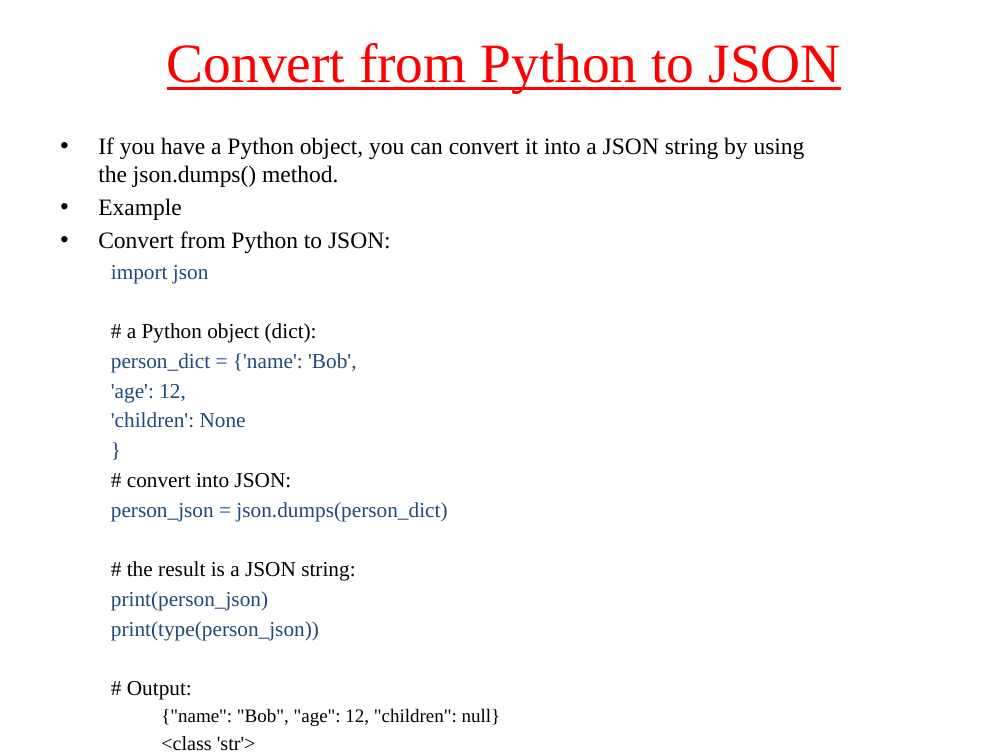
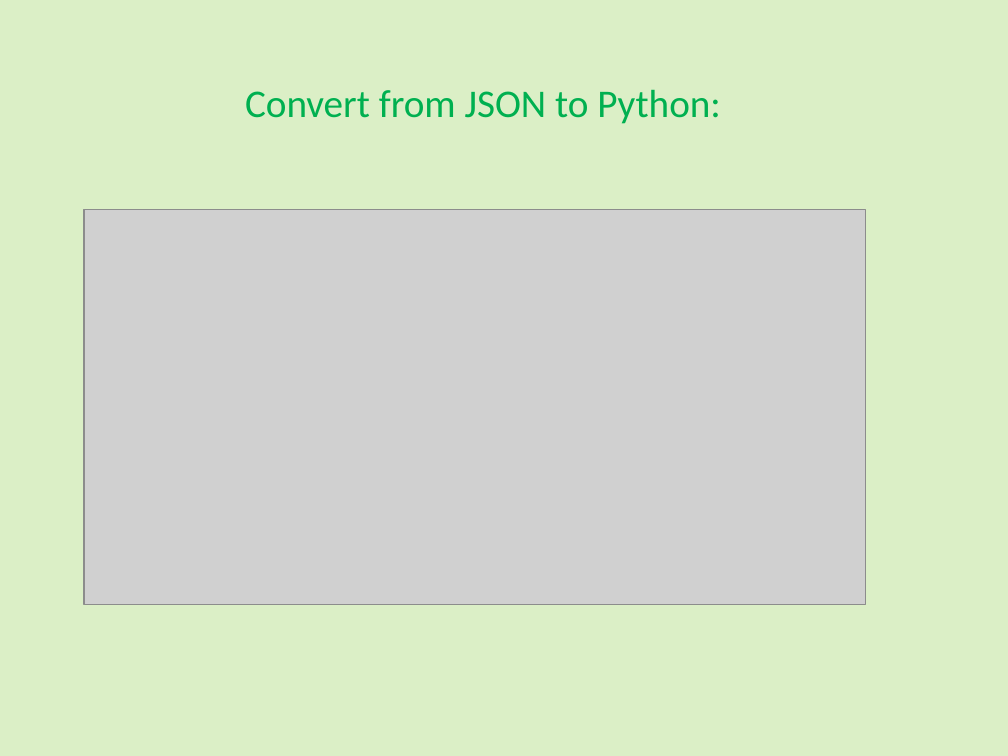
Before and after one commit to jaseela65/python_newPrgm, a slide deck: slide 9 of JSON in Python.pptx (slide 3 before the commit). Drawn at 1008x756 pixels with LibreOffice and Linux fonts; fonts in the diff are those of the drawing; grey boxes stand for pictures. Boxes give left, top, right and bottom in pixels: in the first picture for what was removed or moved away, otherwise in the second. Text is boxed around its words. In the diff, an @@ line names an element or a change of style, - is before the commit and + after.

```diff
--- a/JSON in Python.pptx
+++ b/JSON in Python.pptx
@@ background #FFFFFF to #92D050 at 32% opacity @@
@@ title at box(245, 89, 721, 124): text changed; size 39.6 to 28 pt; font Times New Roman to Calibri; text colour #FF0000 to #00B050 @@
-Convert from Python to JSON
+Convert from JSON to Python:
@@ text removed at box(98, 137, 805, 726) @@
-• If you have a Python object, you can convert it into a JSON string by using the json.dumps() method.
-• Example
-• Convert from Python to JSON:
-  import json
-  # a Python object (dict):
-  person_dict = {'name': 'Bob',
-  'age': 12,
-  'children': None
-  }
-  # convert into JSON:
-  person_json = json.dumps(person_dict)
-  # the result is a JSON string:
-  print(person_json)
-  print(type(person_json))
-  # Output:
-    {"name": "Bob", "age": 12, "children": null}
-    <class 'str'>
@@ picture added at box(84, 210, 865, 605) @@
```
Also in this commit, not shown: 7 other slides changed, 7 slides added, 2 slides removed.
